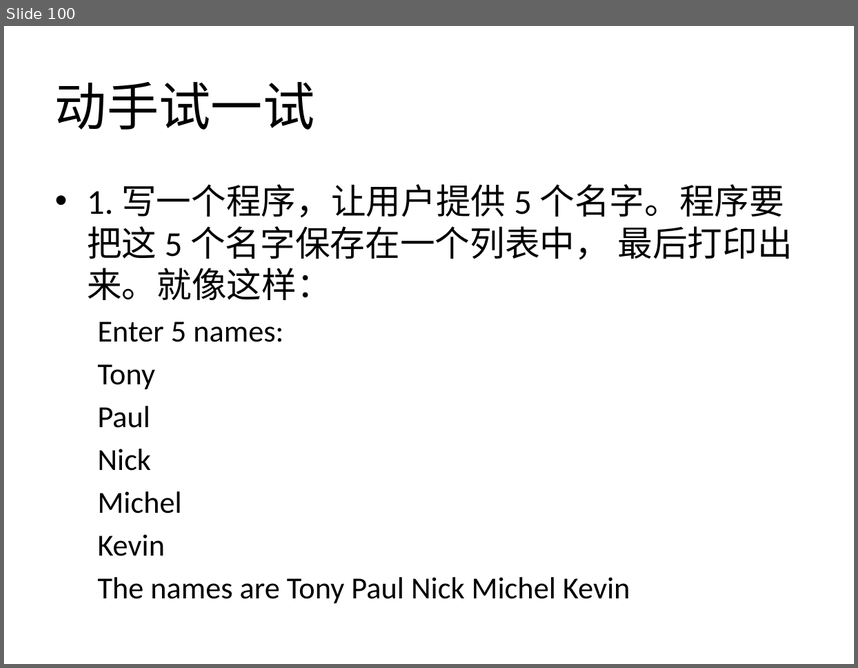
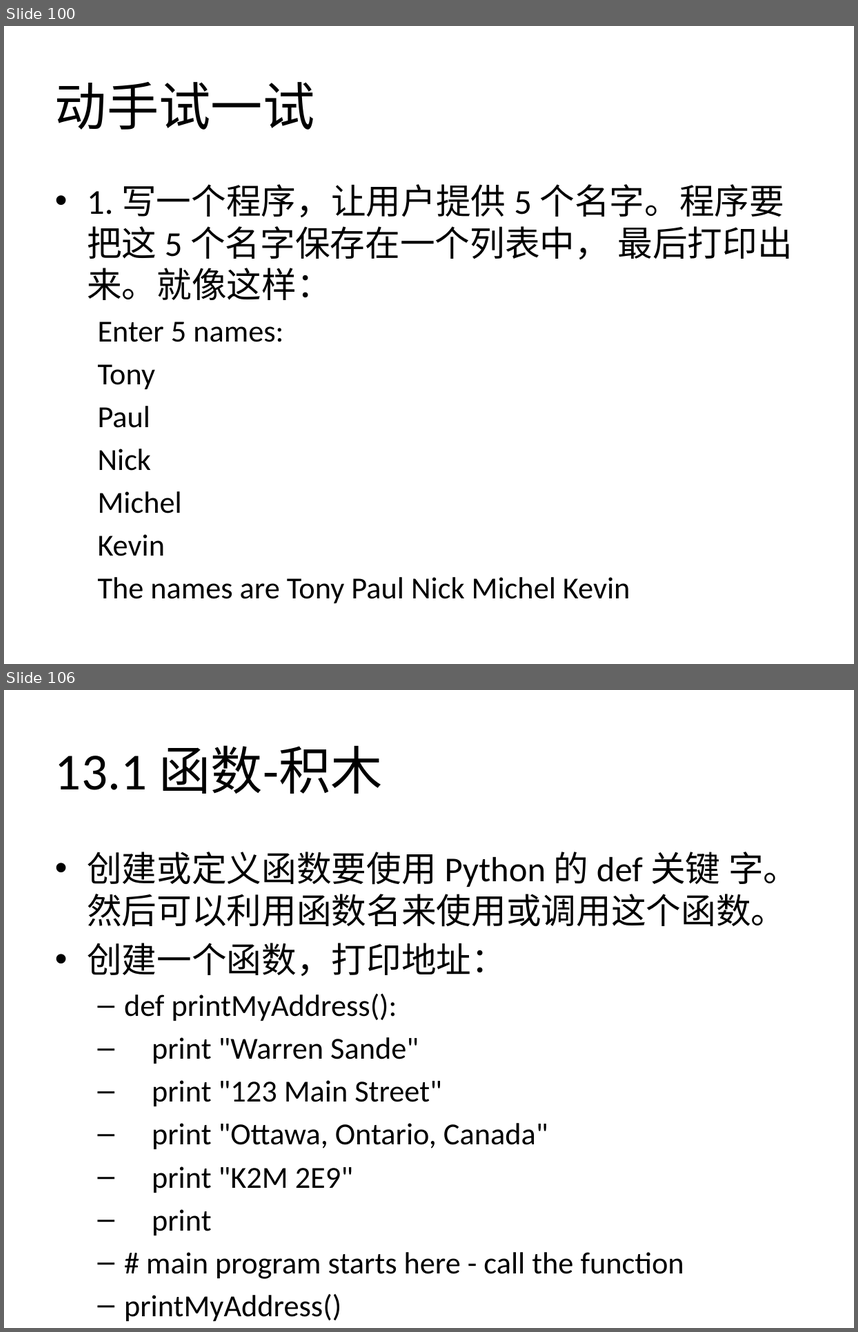
Before and after one commit to zhinan18/Python3, a slide deck: readme/Python3.pptx. Shown one above the other, each under a label of ours: slide 100 before the commit, slides 100 and 106 after it; the slides between them are not shown. The pictures are 858x668 and 858x1332 pixels, drawn with LibreOffice and Linux fonts; fonts in the diff are those of the drawing. Boxes give left, top, right and bottom in pixels: in the first picture for what was removed or moved away, otherwise in the second. Text is boxed around its words. In the diff, an @@ line names an element or a change of style, - is before the commit and + after.

```diff
--- a/readme/Python3.pptx
+++ b/readme/Python3.pptx
@@ slide 106 added at (4, 690, 854, 1328), background #FFFFFF @@
@@ title added at (55, 745, 383, 793), 44 pt, text #000000 @@
+13.1 函数-积木
@@ text added at (87, 851, 798, 1274), 25.9 pt, text #000000 @@
+• 创建或定义函数要使用 Python 的 def 关键 字。然后可以利用函数名来使用或调用这个函数。
+• 创建一个函数，打印地址：
+  – def printMyAddress():
+  – print "Warren Sande"
+  – print "123 Main Street"
+  – print "Ottawa, Ontario, Canada"
+  – print "K2M 2E9"
+  – print
+  – # main program starts here - call the function
+  – printMyAddress()
```
Also in this commit, not shown: 15 other slides added.
